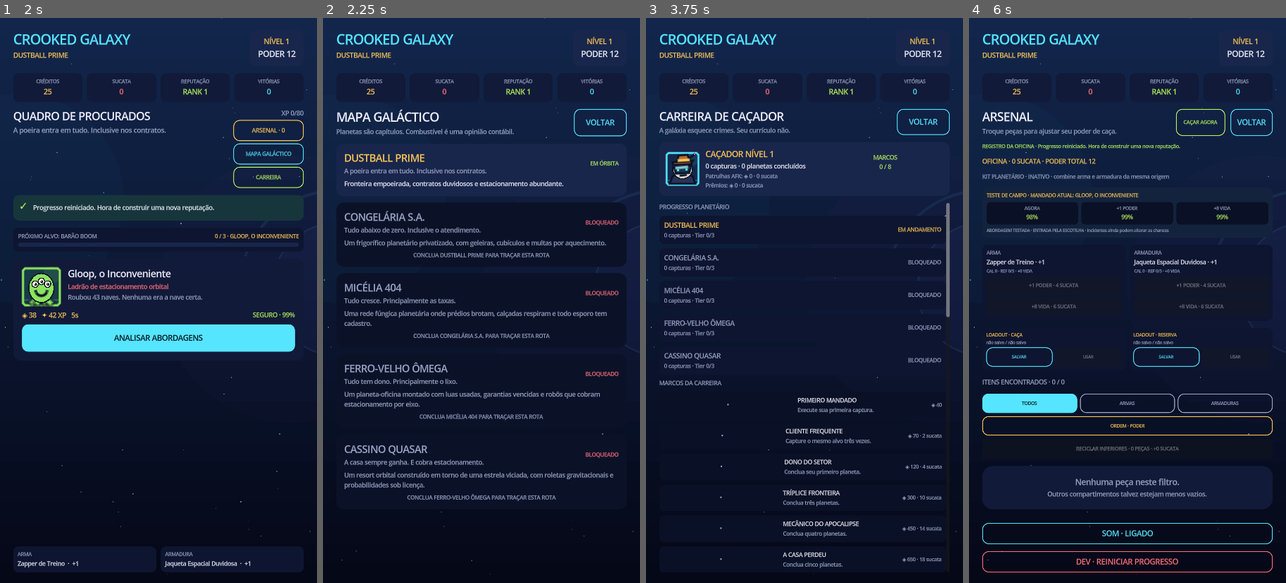
Above: before the commit, frames 1-4 (left to right).
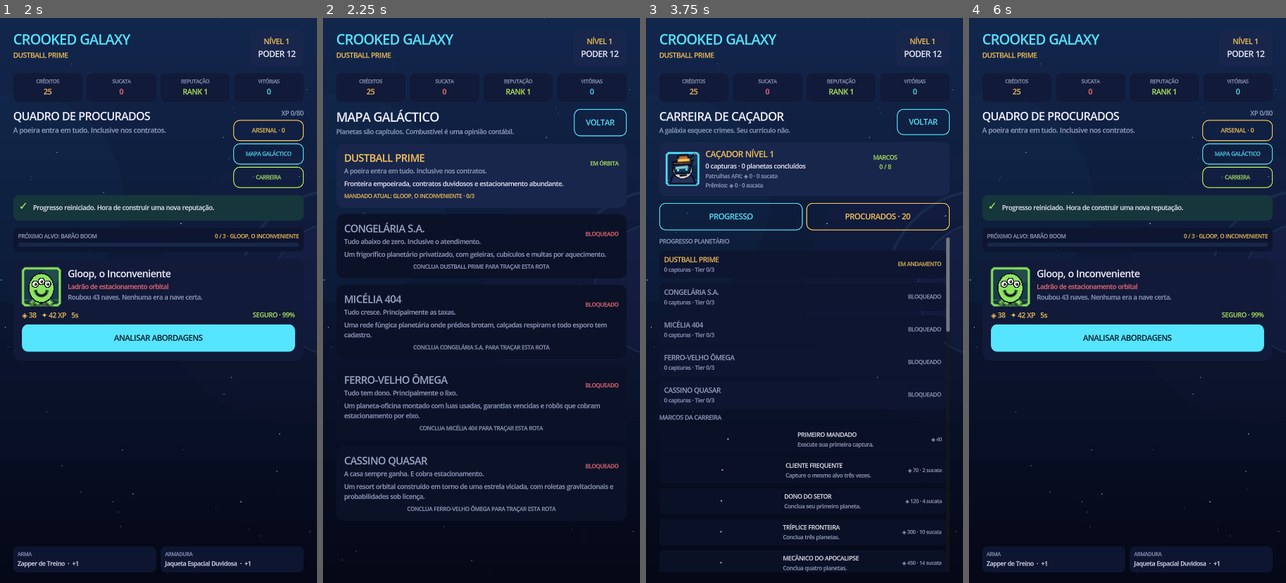
Above: after the commit, the same moments.

Repository: jellycb1/crooked-galaxy
Game: Godot game, scene res://scenes/main.tscn
Two runs of this game, one before a commit and one after it. Both use one fixed random seed, a clock stepped at 60 frames per second and the inputs below.
Inputs (mouse positions are in pixels of both pictures, inside the frame that each line leads up to):
- Up to frame 1 (2 s): click "ARSENAL · 0" at 0.5 s; click "DEV · REINICIAR PROGRESSO" at 1.25 s
- Up to frame 2 (2.25 s): click "MAPA GALÁCTICO" at 2 s
- Up to frame 3 (3.75 s): click "VOLTAR" at 2.75 s; click "CARREIRA" at 3.5 s
- Up to frame 4 (6 s): click "VOLTAR" (after the commit: "PROGRESSO") at 4.25 s; click (1200, 215) at 5 s, where only the run after the commit has a clickable "PROCURADOS · 20"; click (1247, 119) at 5.75 s, where only the run after the commit has a clickable "VOLTAR"

Frame 1 is identical in both runs. In frame 2, 9.2% of the frame differs, in the area x 4-96%, y 31-88%; in frame 3, 5.8%; in frame 4, 22%, in the area x 4-96%, y 16-99%.

Commit message:
feat: streamline long-career navigation

Diff:
--- a/scripts/career_view.gd
+++ b/scripts/career_view.gd
@@ -35,6 +35,19 @@
 	if not objective.is_empty():
 		content.add_child(mastery_directive_card(host, state, objective))
 
+	var section_nav := HBoxContainer.new()
+	section_nav.name = "CareerSectionNav"
+	section_nav.add_theme_constant_override("separation", 8)
+	content.add_child(section_nav)
+	var progress_jump := host.action_button("PROGRESSO", host.CYAN, true)
+	progress_jump.name = "CareerProgressJump"
+	progress_jump.size_flags_horizontal = Control.SIZE_EXPAND_FILL
+	section_nav.add_child(progress_jump)
+	var archive_jump := host.action_button("PROCURADOS · %d" % Content.TARGETS.size(), host.GOLD, true)
+	archive_jump.name = "CareerArchiveJump"
+	archive_jump.size_flags_horizontal = Control.SIZE_EXPAND_FILL
+	section_nav.add_child(archive_jump)
+
 	var scroller := ScrollContainer.new()
 	scroller.name = "CareerScroll"
 	scroller.size_flags_vertical = Control.SIZE_EXPAND_FILL
@@ -44,15 +57,24 @@
 	list.size_flags_horizontal = Control.SIZE_EXPAND_FILL
 	list.add_theme_constant_override("separation", 10)
 	scroller.add_child(list)
-	list.add_child(host.label("PROGRESSO PLANETÁRIO", 13, host.MUTED))
+	var progress_heading := host.label("PROGRESSO PLANETÁRIO", 13, host.MUTED)
+	list.add_child(progress_heading)
 	for planet in Content.PLANETS:
 		list.add_child(planet_card(host, state, planet))
 	list.add_child(host.label("MARCOS DA CARREIRA", 13, host.MUTED))
 	for milestone in state.career_milestones():
 		list.add_child(milestone_card(host, state, milestone))
-	list.add_child(host.label("ARQUIVO DE PROCURADOS", 13, host.MUTED))
+	var archive_heading := host.label("ARQUIVO DE PROCURADOS", 13, host.MUTED)
+	archive_heading.name = "WantedArchiveHeading"
+	list.add_child(archive_heading)
 	for target in Content.TARGETS:
 		list.add_child(target_card(host, state, target))
+	progress_jump.pressed.connect(func(): scroll_to_section(scroller, progress_heading))
+	archive_jump.pressed.connect(func(): scroll_to_section(scroller, archive_heading))
+
+
+static func scroll_to_section(scroller: ScrollContainer, heading: Control) -> void:
+	scroller.scroll_vertical = maxi(0, roundi(heading.position.y))
 
 
 static func summary_card(host: CrookedUIFactory, state: StateScript) -> PanelContainer:
--- a/scripts/main.gd
+++ b/scripts/main.gd
@@ -328,6 +328,7 @@
 	var planet_id := str(planet.id)
 	var current := planet_id == str(GameState.player.get("current_planet_id", ContentDB.PLANET.id))
 	var unlocked := ContentDB.is_planet_unlocked(planet_id, GameState.player.get("completed_planets", []))
+	var completed: bool = GameState.player.get("completed_planets", []).has(planet_id)
 	var accent := Color(str(planet.accent))
 	var card := panel(VBoxContainer.new(), PANEL_LIGHT if unlocked else Color("#0b1228"), 18, 18)
 	var box := card.get_child(0) as VBoxContainer
@@ -339,10 +340,22 @@
 	heading.add_child(names)
 	names.add_child(label(str(planet.name).to_upper(), 22, accent if unlocked else MUTED))
 	names.add_child(label(str(planet.subtitle), 14, MUTED))
-	heading.add_child(label("EM ÓRBITA" if current else ("ROTA ABERTA" if unlocked else "BLOQUEADO"), 12, LIME if current else (accent if unlocked else CORAL), HORIZONTAL_ALIGNMENT_RIGHT))
+	var route_status := "EM ÓRBITA" if current else ("CONCLUÍDO" if completed else ("ROTA ABERTA" if unlocked else "BLOQUEADO"))
+	heading.add_child(label(route_status, 12, LIME if current or completed else (accent if unlocked else CORAL), HORIZONTAL_ALIGNMENT_RIGHT))
 	var description := label(str(planet.get("description", "Fronteira empoeirada, contratos duvidosos e estacionamento abundante.")), 14, INK if unlocked else MUTED)
 	description.autowrap_mode = TextServer.AUTOWRAP_WORD_SMART
 	box.add_child(description)
+	if unlocked:
+		var progress_text := "CAPÍTULO CONCLUÍDO · %d CAPTURAS" % GameState.planet_capture_count(planet_id)
+		if not completed:
+			var tier := GameState.planet_tier(planet_id)
+			var target := ContentDB.target_for_planet_tier(planet_id, tier)
+			var required := 1 if tier == 3 else 3
+			var target_captures := int(GameState.player.get("captures_by_target", {}).get(str(target.id), 0))
+			progress_text = "MANDADO ATUAL: %s · %d/%d" % [str(target.name).to_upper(), target_captures, required]
+		var progress := label(progress_text, 12, LIME if completed else GOLD)
+		progress.name = "GalaxyPlanetProgress_%s" % planet_id
+		box.add_child(progress)
 	if unlocked and not current:
 		var travel := action_button("VIAJAR PARA %s" % str(planet.name).to_upper(), accent)
 		travel.pressed.connect(func():
--- a/tests/test_career_view.gd
+++ b/tests/test_career_view.gd
@@ -22,9 +22,13 @@
 
 	check(host.find_child("CareerSummary", true, false) != null, "isolated career builds its summary")
 	check(host.find_child("CareerScroll", true, false) != null, "isolated career builds its archive scroller")
+	check(host.find_child("CareerProgressJump", true, false) != null, "career provides a direct route back to progression")
+	check(host.find_child("CareerArchiveJump", true, false) != null, "career provides a direct route to the wanted archive")
 	check(host.find_child("MasteryDirective", true, false) != null, "isolated career turns archive data into a repeat objective")
 	check(host.find_child("MasteryDirectiveAction", true, false) != null, "mastery objective links back to its warrant board")
 	check(host.find_child("CareerTarget_gloop", true, false) != null, "isolated career preserves wanted records")
+	var archive_jump := host.find_child("CareerArchiveJump", true, false) as Button
+	check(not archive_jump.pressed.get_connections().is_empty(), "wanted archive shortcut is wired to skip the long career ledger")
 	var action := host.find_child("MasteryDirectiveAction", true, false) as Button
 	action.pressed.emit()
 	check(state.phase == state.Phase.BRIEFING and str(state.current_bounty.id) == "gloop", "mastery directive opens the recommended target briefing directly")
--- a/tests/test_mobile.gd
+++ b/tests/test_mobile.gd
@@ -34,6 +34,11 @@
 	var inventory_scroll := scene.find_child("InventoryScroll", true, false) as ScrollContainer
 	check(inventory_scroll != null and inventory_scroll.horizontal_scroll_mode == ScrollContainer.SCROLL_MODE_DISABLED, "arsenal disables horizontal scrolling")
 	check(inventory_scroll != null and inventory_scroll.size.y >= 120.0, "arsenal reserves useful vertical space for the inventory on mobile")
+
+	scene.view_mode = "career"
+	scene.render()
+	await process_frame
+	check_touch_targets(scene, "career navigation")
 
 	state.select_bounty(ContentDB.TARGETS[0])
 	await process_frame
--- a/tests/test_ui.gd
+++ b/tests/test_ui.gd
@@ -157,6 +157,10 @@
 	check(state.travel_to_planet("cassino_quasar"), "UI state can enter the fifth unlocked planet")
 	await process_frame
 	check(scene.find_child("BountyCard_dealer_comet", true, false) != null, "fifth planet bounty board renders")
+	scene.view_mode = "galaxy"
+	scene.render()
+	await process_frame
+	check(scene.find_child("GalaxyPlanetProgress_cassino_quasar", true, false) != null, "galaxy map names the active fifth-chapter objective")
 	state.afk_report = {"minutes": 95, "credits": 380, "scrap": 6, "capped": false}
 	scene.view_mode = "board"
 	scene.render()
@@ -170,6 +174,7 @@
 	await process_frame
 	check(scene.find_child("CareerSummary", true, false) != null, "career summary renders")
 	check(scene.find_child("CareerScroll", true, false) != null, "career planet and milestone list renders")
+	check(scene.find_child("CareerProgressJump", true, false) != null and scene.find_child("CareerArchiveJump", true, false) != null, "career exposes progress and archive shortcuts")
 	check(scene.find_child("ClaimAllMilestones", true, false) != null, "career renders a bulk claim action")
 	check(scene.find_child("ClaimMilestone_first_warrant", true, false) != null, "career renders a claim action for completed milestones")
 	check(scene.find_child("CareerTarget_gloop", true, false) != null, "career renders the wanted archive")
--- a/tools/capture_ui.gd
+++ b/tools/capture_ui.gd
@@ -220,6 +220,7 @@
 	state.player.base_power = 16
 	state.player.weapon = {"name": "Canhão de Recibos", "slot": "weapon", "power": 15, "rarity": "Raro", "color": "#58d9ff"}
 	state.player.armor = {"name": "Poncho de Titânio", "slot": "armor", "power": 11, "rarity": "Raro", "color": "#58d9ff"}
+	state.player.current_planet_id = ContentDB.PLANET.id
 	state.player.completed_planets = [ContentDB.PLANET.id]
 	state.player.captures_by_target = {"gloop": 4, "baron_boom": 3, "madame_vacuum": 3, "mayor_gold_dust": 1}
 	state.player.captures_by_planet = {ContentDB.PLANET.id: 10}
@@ -444,16 +445,21 @@
 	scene.render()
 	await process_frame
 	await process_frame
-	await create_timer(0.12).timeout
+	await create_timer(0.3).timeout
+	await process_frame
 	if save_frame("ui_career.png") != OK:
 		quit(1)
 		return
-	var career_scroll := scene.find_child("CareerScroll", true, false) as ScrollContainer
-	if career_scroll:
-		career_scroll.scroll_vertical = 100000
+	var archive_jump := scene.find_child("CareerArchiveJump", true, false) as Button
+	if archive_jump:
+		archive_jump.pressed.emit()
 		await process_frame
 		await process_frame
 		await create_timer(0.12).timeout
+	else:
+		printerr("Failed to locate wanted archive jump for capture")
+		quit(1)
+		return
 	if save_frame("ui_wanted_archive.png") != OK:
 		quit(1)
 		return
Not shown, changed: Notes/AUDIT_2026-08-23.md
Not shown, changed: README.md
